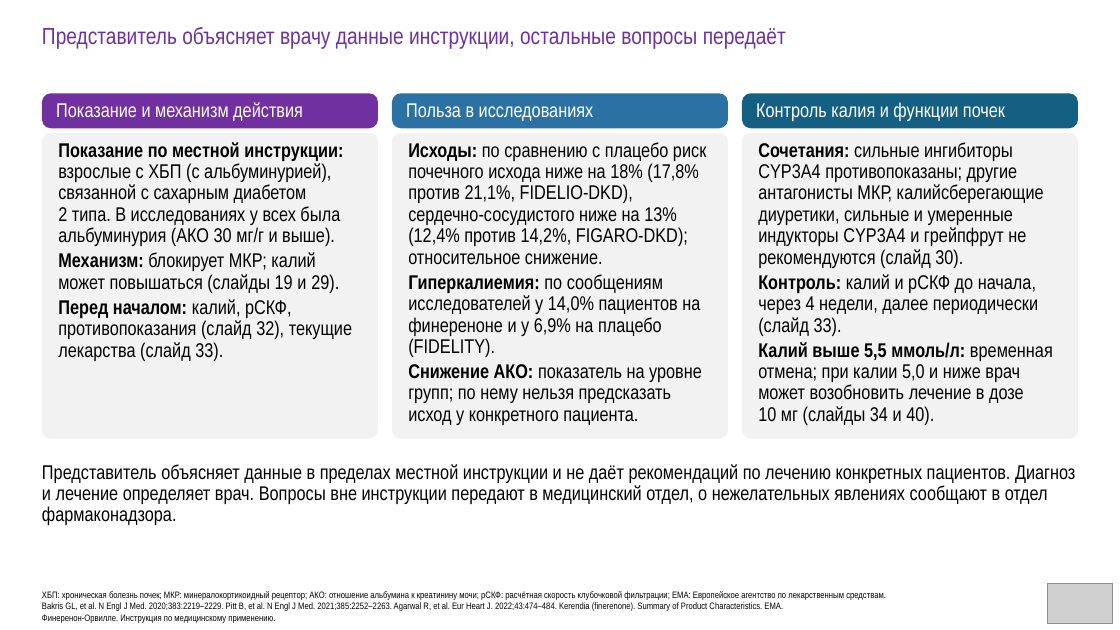
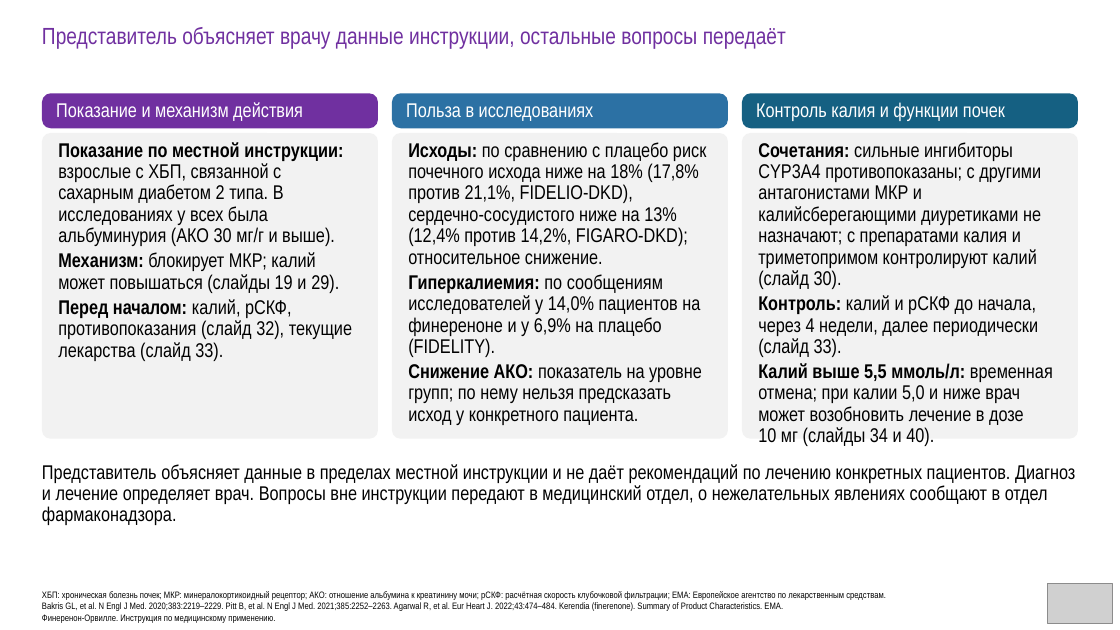
Before and after one commit to drabdulbosit1-eng/my-test-cloud, a slide deck: slide 42 of finerenone/Finerenone_Levin_reviewed.pptx. Drawn at 1120x630 pixels with LibreOffice and Linux fonts; fonts in the diff are those of the drawing; grey boxes stand for pictures. Boxes give left, top, right and bottom in pixels: in the first picture for what was removed or moved away, otherwise in the second. Text is boxed around its words. In the diff, an @@ line names an element or a change of style, - is before the commit and + after.

```diff
--- a/finerenone/Finerenone_Levin_reviewed.pptx
+++ b/finerenone/Finerenone_Levin_reviewed.pptx
@@ text at (58, 142, 343, 246): text changed @@
-Показание по местной инструкции: взрослые с ХБП (с альбуминурией), связанной с сахарным диабетом 2 типа. В исследованиях у всех была альбуминурия (АКО 30 мг/г и выше).
+Показание по местной инструкции: взрослые с ХБП, связанной с сахарным диабетом 2 типа. В исследованиях у всех была альбуминурия (АКО 30 мг/г и выше).
@@ text at (758, 142, 1041, 289): text changed @@
-Сочетания: сильные ингибиторы CYP3A4 противопоказаны; другие антагонисты МКР, калийсберегающие диуретики, сильные и умеренные индукторы CYP3A4 и грейпфрут не рекомендуются (слайд 30).
+Сочетания: сильные ингибиторы CYP3A4 противопоказаны; с другими антагонистами МКР и калийсберегающими диуретиками не назначают; с препаратами калия и триметопримом контролируют калий (слайд 30).
```
Also in this commit, not shown: 9 other slides changed, 5 other files.
